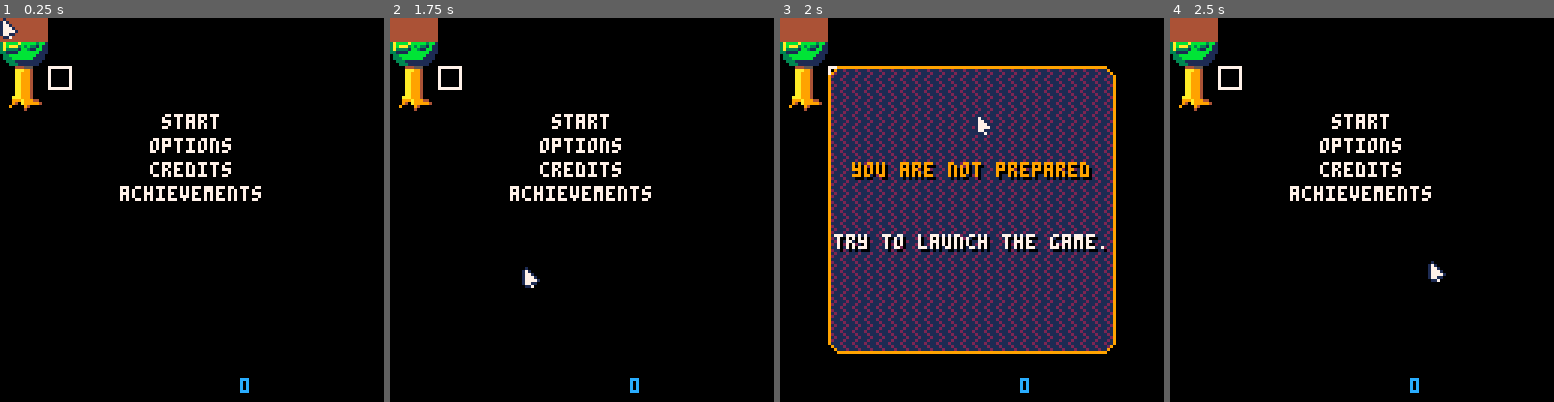
Above: before the commit, frames 1-4 (left to right).
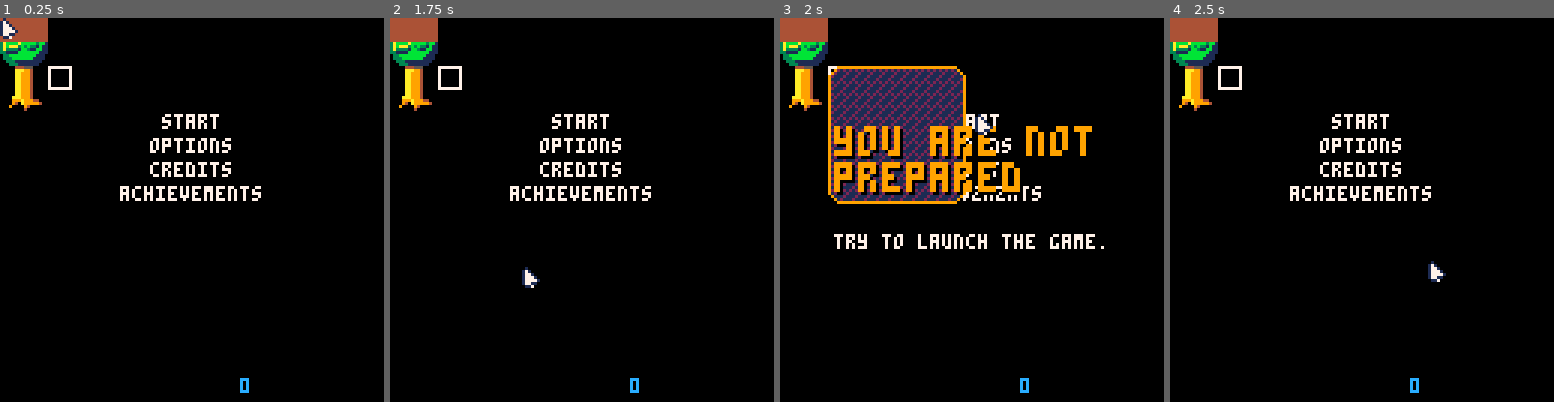
Above: after the commit, the same moments.

Repository: Mastoast/LDJam58
Game: PICO-8 cartridge ldjam58.p8
The game is run twice, just before and just after one commit, with the same random seed, the same clock (stepped at 60 frames per second) and the same inputs.
Inputs (mouse positions are in pixels of both pictures, inside the frame that each line leads up to):
- Up to frame 1 (0.25 s): no input
- Up to frame 2 (1.75 s): click (459, 121) at 0.67 s; tap X (X key) at 1.07 s; click (520, 267) at 1.22 s
- Up to frame 3 (2 s): click (975, 114) at 1.77 s
- Up to frame 4 (2.5 s): tap X (X key) at 2.07, 2.4 s; click (1427, 259) at 2.32 s

Frames 1-2 are identical in both runs. In frame 3, 45% of the frame differs, in the area x 12-88%, y 12-88%; in frame 4, nothing differs.

Commit message:
Better popup

Diff:
--- a/achievements.lua
+++ b/achievements.lua
@@ -1,22 +1,22 @@
 all_achievements = {
-    {code = "intro1", name = "a warm welcome", description = "you launched the game.", tip = ""},
-    {code = "intro2", name = "first step", description = "you got your first achievement.", tip = ""},
-    {code = "intro3", name = "wow!!", description = "you got your second achievement.", tip = ""},
-    {code = "start1", name = "you are not prepared", description = "try to launch the game.", tip = "did you try to launch the game ?"},
-    {code = "badge", name = "great success", description = "open the achievement page", tip = "why are you here? if you can read this, you've done it"},
-    {code = "soundp", name = "hello there", description = "lower the general sound", tip = "check the sound options."},
-    {code = "soundm", name = "kenobi", description = "up the general sound", tip = "check the sound options, again."},
-    {code = "time1", name = "blackest night", description = "no evil shall escape my sight, don't cheat.", tip = "set the time of the game to midnight." },
-    {code = "time2", name = "the dark knight", description = "go back in time to the release of the best batman movie", tip = "set the year to when that movie came out"},
-    {code = "test1", name = "can i play, daddy?", description = "it's part of the process", tip = "why are you reading this?"},
-    {code = "test2", name = "respect", description = "as you can see, we are very skilled", tip = "look at the credits until the end."},
-    {code = "test3", name = "disrespect", description ="i'm disappointed in you", tip = "quit the credits before the end." },
-    {code = "test4", name = "connected", description ="stay up to date", tip = "enable patch-notes."},
-    {code = "test5", name = "quick fix", description ="the credit speed is fixed!", tip = "read the patch-note."},
-    {code = "test6", name ="sad noises", description ="you just made our sound designer sad", tip = "disable the musics."},
-    {code = "test7", name ="the end is never the end", description = "wow, you did it!", tip ="launch the game."},
-    {code = "test8", name ="kick the bucket", description ="are you proud of yourself?", tip = "it's literal, try the foot mode." },
-    {code = "test9", name ="are you lying to me?", description = "è_é", tip = "the the hour to something impossible."},
+    {code = "intro1", name = "\^t\^wa warm welcome", description = "you launched the game.", tip = ""},
+    {code = "intro2", name = "\^t\^wfirst step", description = "you got your first\nachievement.", tip = ""},
+    {code = "intro3", name = "\^t\^wwow!!", description = "you got your second\nachievement.", tip = ""},
+    {code = "start1", name = "\^t\^wyou are not\nprepared", description = "try to launch the game.", tip = "did you try to launch the game ?"},
+    {code = "badge", name = "\^t\^wgreat success", description = "open the achievement page", tip = "why are you here? if you can read this, you've done it"},
+    {code = "soundp", name = "\^t\^whello there", description = "lower the general sound", tip = "check the sound options."},
+    {code = "soundm", name = "\^t\^wkenobi", description = "up the general sound", tip = "check the sound options, again."},
+    {code = "time1", name = "\^t\^wblackest night", description = "no evil shall escape my sight, don't cheat.", tip = "set the time of the game to midnight." },
+    {code = "time2", name = "\^t\^wthe dark knight", description = "go back in time to the release of the best batman movie", tip = "set the year to when that movie came out"},
+    {code = "test1", name = "\^t\^wcan i play, daddy?", description = "it's part of the process", tip = "why are you reading this?"},
+    {code = "test2", name = "\^t\^wrespect", description = "as you can see, we are very skilled", tip = "look at the credits until the end."},
+    {code = "test3", name = "\^t\^wdisrespect", description ="i'm disappointed in you", tip = "quit the credits before the end." },
+    {code = "test4", name = "\^t\^wconnected", description ="stay up to date", tip = "enable patch-notes."},
+    {code = "test5", name = "\^t\^wquick fix", description ="the credit speed is fixed!", tip = "read the patch-note."},
+    {code = "test6", name ="\^t\^wsad noises", description ="you just made our sound designer sad", tip = "disable the musics."},
+    {code = "test7", name ="\^t\^wthe end is never the end", description = "wow, you did it!", tip ="launch the game."},
+    {code = "test8", name ="\^t\^wkick the bucket", description ="are you proud of yourself?", tip = "it's literal, try the foot mode." },
+    {code = "test9", name ="\^t\^ware you lying to me?", description = "è_é", tip = "the the hour to something impossible."},
     --{code = "", name ="", description = "", tip = ""},
 }
 
--- a/main.lua
+++ b/main.lua
@@ -146,6 +146,17 @@
     print(str, x - (#str * 2), y, col)
 end
 
+-- \f P0 : foreground color
+-- \# P0 : background color
+-- \^w : Wide. Doubles the width.
+-- \^t : Tall. Doubles the height.
+-- \^= : Stripey. When wide or tall, only even pixels are rendered.
+-- \^p : Pinball. Equivalent to wide, tall, and dotty.
+-- \^i : Inverted. The foreground color is used as the background, and vice versa.
+-- \^b : Bordered. Text has left and top padding. (On by default.)
+-- \^# : Solid background. The default is a transparent background.
+-- \^$ : Wrap. Automatically wraps text when it reaches the right edge of the screen.
+
 -- random range
 function rrnd(min, max)
     return flr(min + rnd(max - min))
--- a/objects.lua
+++ b/objects.lua
@@ -10,7 +10,6 @@
 clickable.solid = false
 
 function clickable.update(self)
-    --printable = self.x
 end
 
 function clickable.draw(self)
@@ -26,7 +25,7 @@
 text.text = ""
 text.is_centered = false
 text.color = 7
-text.hover = true
+text.hover = false
 
 function text.init(self)
     self.hit_h = 8
--- a/popup.lua
+++ b/popup.lua
@@ -1,7 +1,9 @@
 function init_popup(achievement)
+    ptime = 0
+    panim_time = 25
     popup_objects = {}
     gstate = 2
-    local title = create(text, cam.x + 64, cam.y + 48, 8, 8, popup_objects)
+    local title = create(text, cam.x + 66, cam.y + 36, 8, 8, popup_objects)
     title.text = achievement.name
     title.is_centered = true
     title.color = 9
@@ -9,6 +11,8 @@
     desc.text = achievement.description
     desc.is_centered = true
     desc.color = 7
+    --
+    pop_cor = cocreate(popup_animation)
 end
 
 function pop_popups()
@@ -19,36 +23,52 @@
 end
 
 function close_popup()
+    gstate = 1
     popup_objects = {}
-    gstate = 1
 end
 
 function update_popup()
-    for o in all(popup_objects) do
+    ptime += 1
+    -- for o in all(popup_objects) do
 
-        o.hover = on_cursor(o)
-        o:update()
+    --     o.hover = on_cursor(o)
+    --     o:update()
 
-        if btnp(❎) and o.hover then
-            o:on_click()
-        end
+    --     if btnp(❎) and o.hover then
+    --         o:on_click()
+    --     end
 
-        if o.destroyed then
-            del(popup_objects, o)
-        end
-    end
-    if btnp(❎) then
-        close_popup()
+    --     if o.destroyed then
+    --         del(popup_objects, o)
+    --     end
+    -- end
+    if pop_cor and costatus(pop_cor) != 'dead' then
+        coresume(pop_cor)
+        return
+    else
+        pop_cor = nil
     end
 end
 
+function popup_animation()
+    while ptime < panim_time do
+        yield()
+    end
+    while not btnp(❎) do
+        yield()
+    end
+    close_popup()
+end
+
 function draw_popup()
-    mx, my = 16, 16
+    local mx, my = 16, 16
+    local sx = lerp(0, 128 - mx*2, min(ptime / panim_time, 1))
+    local sy = lerp(0, 128 - my*2, min(ptime / panim_time, 1))
     -- fillp(0b0100111001000010)
-    fillp(0b1000010000100100)
-    rrectfill(cam.x + mx, cam.y + my, 128 - mx*2, 128 - my*2, 4, 0x21)
+    fillp(0b1000010100100100)
+    rrectfill(cam.x + mx, cam.y + my, sx, sy, 4, 0x21)
     fillp()
-    rrect(cam.x + mx, cam.y + my, 128 - mx*2, 128 - my*2, 4, 9)
+    rrect(cam.x + mx, cam.y + my, sx, sy, 4, 9)
 
     for o in all(popup_objects) do
         o:draw()
